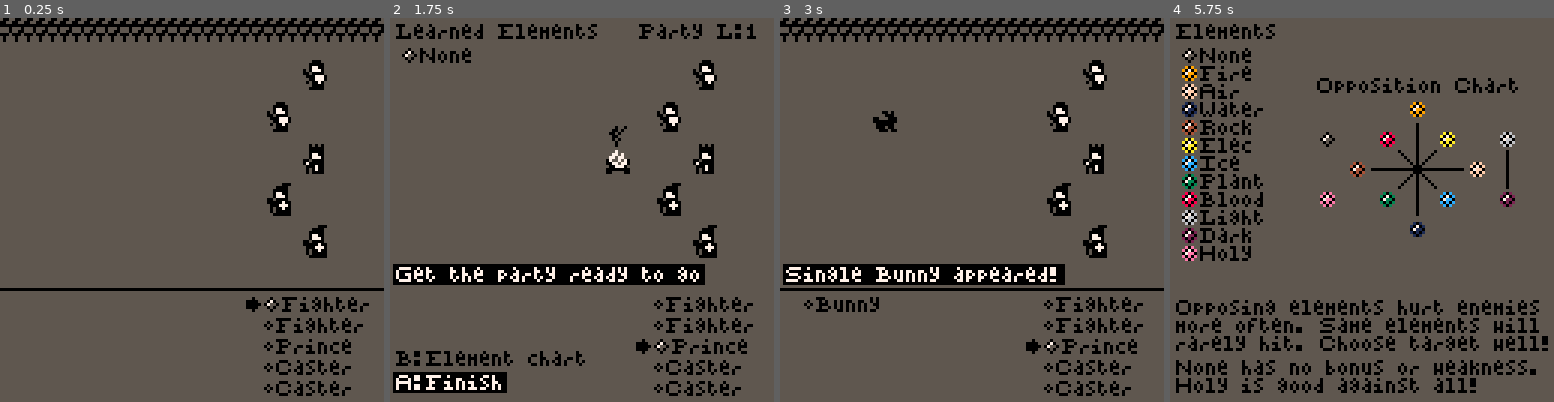
Above: before the commit, frames 1-4 (left to right).
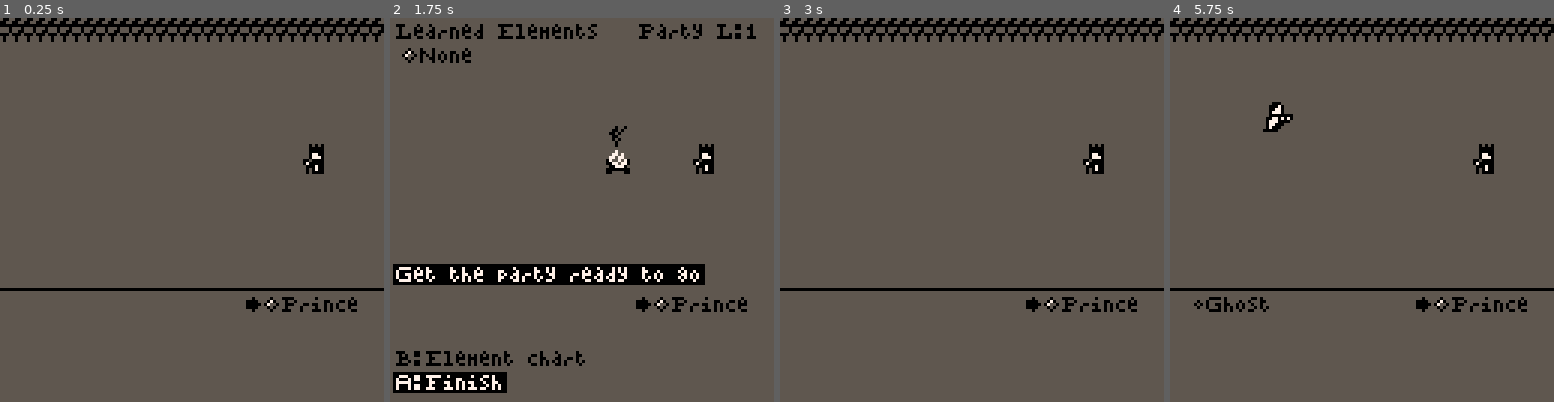
Above: after the commit, the same moments.

Repository: JohnAdamZiolkowski/Pico8-Hive
Game: PICO-8 cartridge prince/prince.p8
Two runs of this game, one before a commit and one after it. Both use one fixed random seed, a clock stepped at 60 frames per second and the inputs below.
Inputs:
- Up to frame 1 (0.25 s): no input
- Up to frame 2 (1.75 s): tap X (X key) at 0.33, 1.07 s; tap O (Z key) at 0.7, 1.7 s; hold Right from 1.6 s (still down)
- Up to frame 3 (3 s): tap X (X key) at 1.85, 2.97 s; release Right at 2.1 s; tap O (Z key) at 2.1, 2.5, 2.9 s; hold Up 2.15-2.42 s; hold Right from 2.47 s (still down)
- Up to frame 4 (5.75 s): release Right at 3.03 s; hold Left 3.08-3.58 s; tap O (Z key) every 0.4 s from 3.3 to 5.7 s; hold Down 3.63-3.97 s; hold Right 4.02-4.68 s; tap X (X key) at 4.08, 5.2 s; hold Up 4.73-5.03 s; hold Left 5.08-5.68 s; hold Down from 5.73 s (still down)

The runs differ from the first frame. In frame 1, 2.9% of the frame differs, in the area x 68-97%, y 10-99%; in frame 2, 3.4%; in frame 3, 7.9%; in frame 4, 18%, in the area x 0-100%, y 0-98%.

Commit message:
have new members join over time, add list sort util function

Diff:
--- a/prince/prince.p8
+++ b/prince/prince.p8
@@ -119,6 +119,42 @@
   end
  end
  return false
+end
+
+function lsrt(list,attribute)
+ assert(type(list)==table)
+ assert(#list>0)
+ assert(type(attribute)==string)
+	local length = #list
+	if length == 1 then
+	 return
+	end
+	local unsorted = {}
+	for i=1,#list do
+	 local item = lget(list,i)
+	 add(unsorted,item)
+	end
+	assert(#unsorted==length)
+	for i=1,#unsorted do
+	 local item = lget(list,1)
+	 del(list,item)
+	end
+	assert(#list==0)
+	for s=1,length do
+ 	local lowest_v
+ 	local lowest_item
+  for u=1,#unsorted do
+   local item = lget(unsorted,u)
+   local value = item[attribute]
+   assert(value)
+   if not lowest_v or value < lowest_v then
+    lowest_v = value
+    lowest_item = item
+   end
+  end
+  add(list,lowest_item)
+  del(unsorted,lowest_item)
+ end
 end
 
 function inttobin(b)
@@ -462,6 +498,8 @@
 end
 level = nil
 
+member_join_levels = {2,4,6,8}
+
 enemies_by_level = {}
 for l=1,#levels do
  lset(enemies_by_level,l,{})
@@ -573,42 +611,47 @@
 	end
 end
 
+function set_up_member(available)
+ local id
+ local s
+ if #party == 0 then
+  id = prince
+  s = 3
+ else
+  if #available==0 then return end
+
+  local a = rnd_int(1,#available)
+	 s = lget(available,a)
+	 id = rnd_int(1,2)
+  if id == 1 then
+   id = fighter
+  else
+   id = caster
+  end
+	end
+	if id != nil then
+	 //assign random element of basic 8
+	 local e = 1//rnd_int(1,#unlocked_elements)
+	 local element_n = sub(lget(unlocked_elements,e).n,1,1)
+	 local n = lget(enemy.stats,id).n
+	 local l = 1
+	 assert(e)
+ 	local member = {
+ 	 s = s,
+ 		i = id,
+ 		x = 96 - ((s-1) % 2) * 12,
+ 		y = (s-1) * 14 + 13,
+ 		e = element_n,
+ 	 n = n,
+ 	 l = l
+ 	}
+ 	add(party, member)
+ 	lsrt(party,"s")
+	end
+end
+
 function set_up_party()
- for s = 1,5 do
-  local id
-  if s == 3 then
-   id = prince
-  else
-   local filled = true
-   if random_party then filled = rnd(3) > 2 end
-   if filled then
-    id = rnd_int(1,2)
-    if id == 1 then
-     id = fighter
-    else
-     id = caster
-    end
-   end
- 	end
- 	if id != nil then
- 	 //assign random element of basic 8
- 	 local e = 1//rnd_int(1,#unlocked_elements)
- 	 local element_n = sub(lget(unlocked_elements,e).n,1,1)
- 	 local n = lget(enemy.stats,id).n
- 	 local l = 1
- 	 assert(e)
-  	local member = {
-  	 s = s,
-  		i = id,
-  		x = 96 - ((s-1) % 2) * 12,
-  		y = (s-1) * 14 + 13,
-  		e = element_n,
-  	 n = n,
-  	 l = l
-  	}
-  	add(party, member)
- 	end
- end
+ set_up_member(3, {})
 
  score = 0
  battles = 0
@@ -660,9 +703,36 @@
  turn = party
  cur.l = party
  revive()
+ find_new_member()
  cur.i = 3 //prince
-end
-
+ cap_cursor()
+end
+
+function find_new_member()
+ local appears
+ for l=1,#member_join_levels do
+  local mjl = lget(member_join_levels,l)
+  if mjl==level and #party<l+1 then
+   appears = true
+  end
+ end
+ if not appears then return end
+
+ local available = {}
+ for s=1,5 do
+  local found
+  for p=1,#party do
+   local member = lget(party,p)
+   if member.s == s then
+    found = true
+   end
+  end
+  if not found then
+   add(available,s)
+  end
+ end
+ set_up_member(available)
+end
 
 function init_attack()
  attack_ticks = 0
Not shown, changed: prince/prince.js
